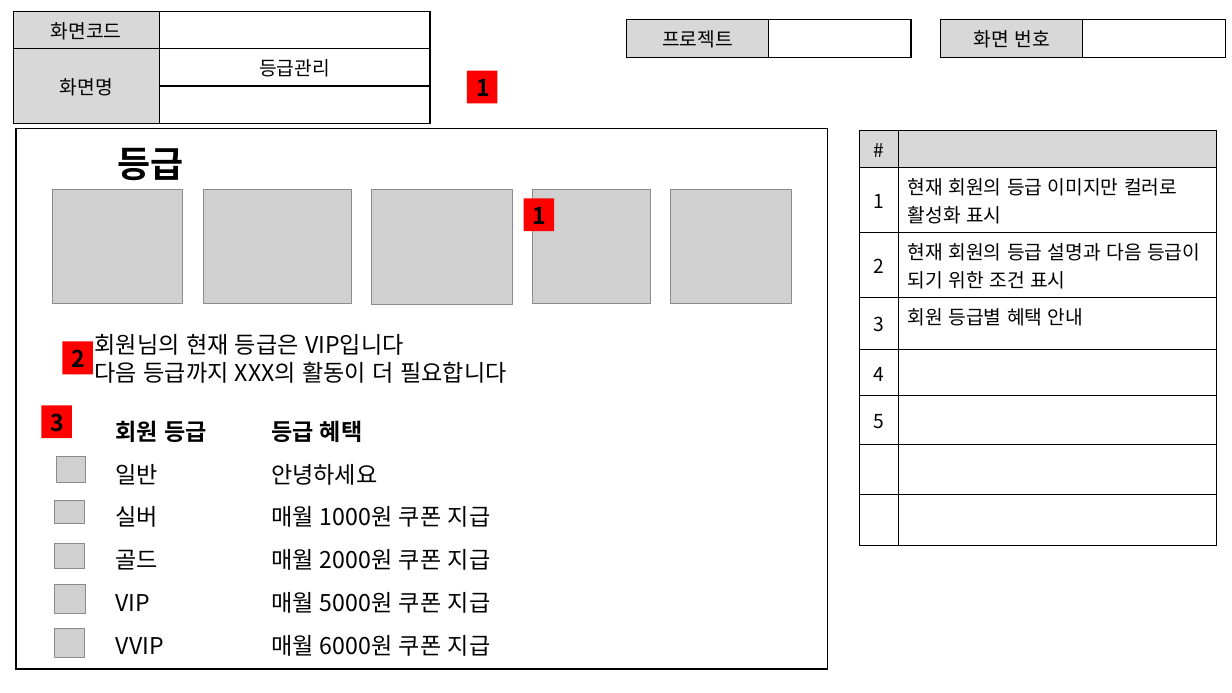
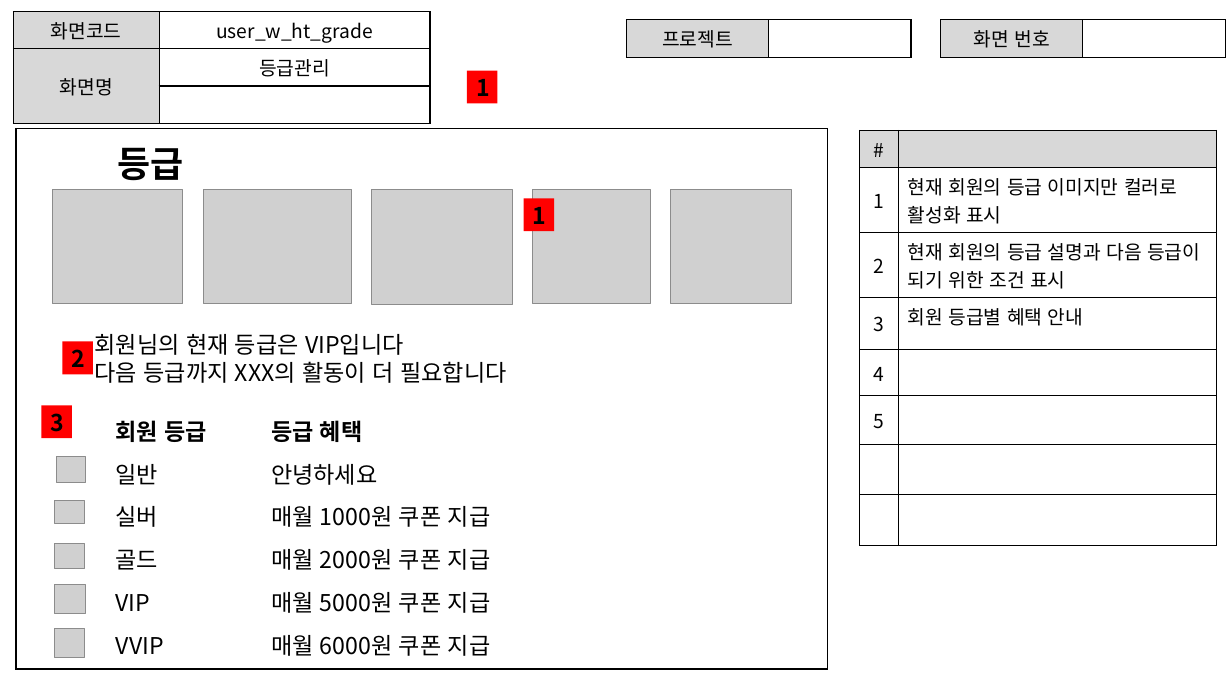
Before and after one commit to ezenteam2/RentalEquip, a slide deck: slide 11 of 0 발표용 파워포인트/project04 - 파워포인트 종합 - 현태.pptx. Drawn at 1232x693 pixels with LibreOffice and Linux fonts; fonts in the diff are those of the drawing; grey boxes stand for pictures. Boxes give left, top, right and bottom in pixels: in the first picture for what was removed or moved away, otherwise in the second. Text is boxed around its words. In the diff, an @@ line names an element or a change of style, - is before the commit and + after.

```diff
--- a/0 발표용 파워포인트/project04 - 파워포인트 종합 - 현태.pptx
+++ b/0 발표용 파워포인트/project04 - 파워포인트 종합 - 현태.pptx
@@ table at (13, 12, 430, 109) @@
-row 1, column 2: 
+row 1, column 2: user_w_ht_grade
```
Also in this commit, not shown: 13 other slides changed, 1 other file.
